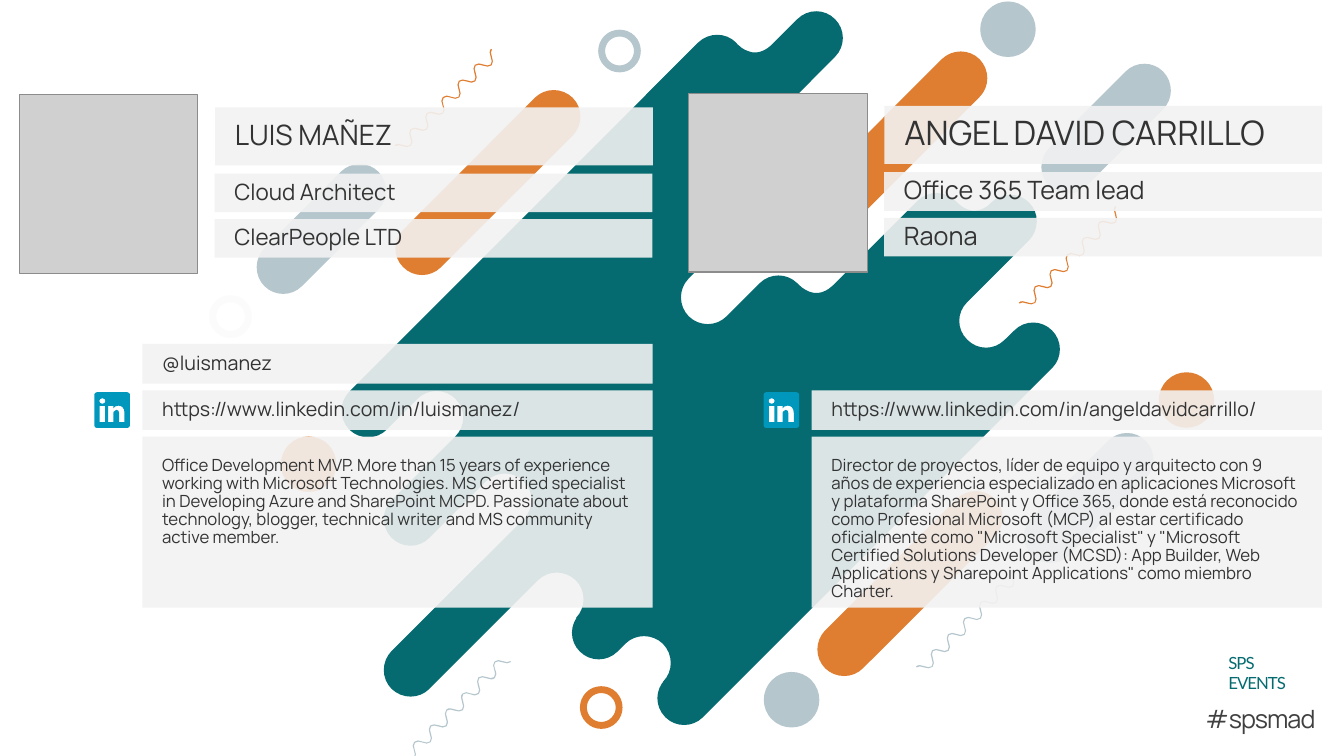
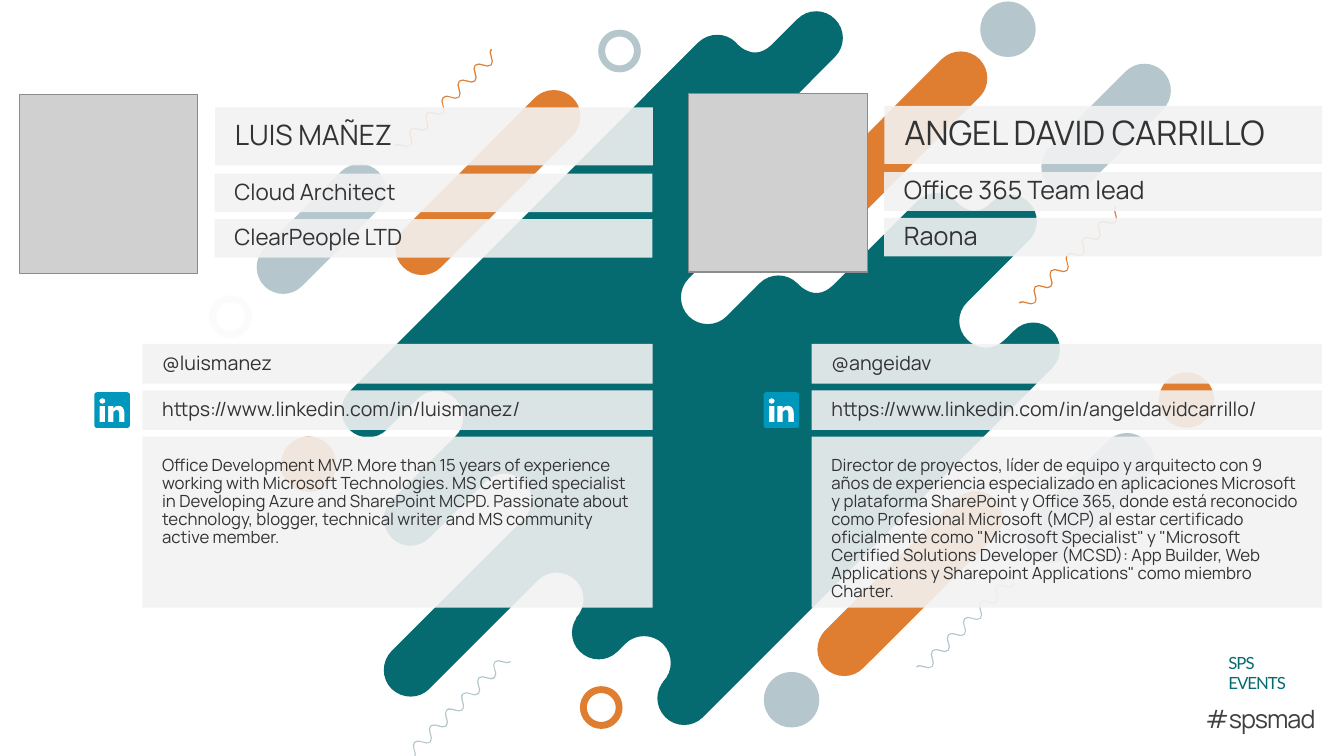
Before and after one commit to CompartiMOSS/SPS-Office-365-Saturday-Madrid-2019-WorkShop, a slide deck: slide 2 of spfx-teams-graph/xFx Framework para dominarlos a todos.pptx. Drawn at 1344x756 pixels with LibreOffice and Linux fonts; fonts in the diff are those of the drawing; grey boxes stand for pictures; background and template pictures are left out. Boxes give left, top, right and bottom in pixels: in the first picture for what was removed or moved away, otherwise in the second. Text is boxed around its words. In the diff, an @@ line names an element or a change of style, - is before the commit and + after.

```diff
--- a/spfx-teams-graph/xFx Framework para dominarlos a todos.pptx
+++ b/spfx-teams-graph/xFx Framework para dominarlos a todos.pptx
@@ text added at bbox=[812, 344, 1322, 383], fill #F2F2F2 at 90% opacity, 14 pt, text #333333 @@
+@angeidav
```
Also in this commit, not shown: 1 other slide changed, 1 slide added.
